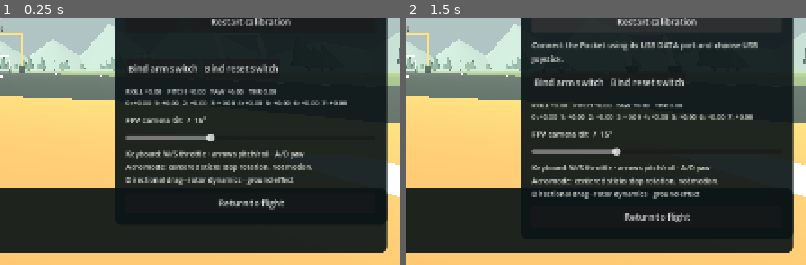
Above: before the commit, frames 1-2 (left to right).
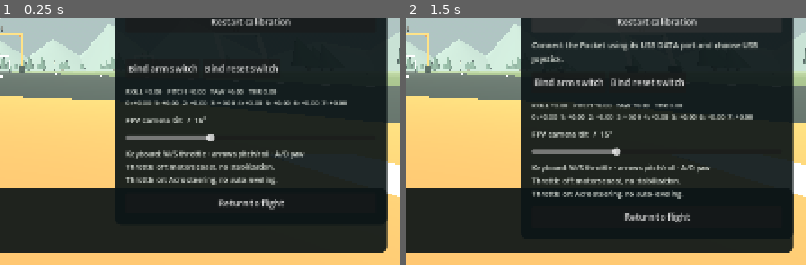
Above: after the commit, the same moments.

Repository: LiamMurphy53/Drone-sim
Game: Godot game, scene res://main.tscn
Two runs of this game, one before a commit and one after it. Both use one fixed random seed, a clock stepped at 60 frames per second and the inputs below.
Inputs:
- Up to frame 1 (0.25 s): no input
- Up to frame 2 (1.5 s): click "Restart calibration" at 0.5 s; click "Restart calibration" at 1.25 s
The pictures show only the part of the screen within x 50-100%, y 50-100%; the shares and areas given below are measured in that part.

The runs differ from the first frame. In frame 1, 1.4% of the frame differs, in the area x 31-78%, y 58-68%; in frame 2, 1.5%, in the area x 31-78%, y 64-74%.

Commit message:
Use manual coasting at zero throttle and soften power return

Diff:
--- a/flight_sim/scripts/betaflight.gd
+++ b/flight_sim/scripts/betaflight.gd
@@ -3,7 +3,12 @@
 ## UDP 9001: uint16 count + 2 padding bytes + 16 float PWM values.
 ## UDP 9003: 18 little-endian doubles; UDP 9004: double + 16 uint16.
 const Aircraft = preload("res://scripts/aircraft.gd")
+const MOTOR_CUTOFF_THROTTLE := 0.01
+const POWER_RETURN_SECONDS := 0.4
 var motors := PackedFloat64Array([0, 0, 0, 0])
+var raw_motors := PackedFloat64Array([0, 0, 0, 0])
+var coasting := true
+var powered_time := 0.0
 var output := PacketPeerUDP.new()
 var state := PacketPeerUDP.new()
 var rc := PacketPeerUDP.new()
@@ -40,12 +45,31 @@
 		var order := [3, 1, 2, 0]
 		for i in range(4):
 			var value := packet.decode_float(4 + order[i] * 4)
-			motors[i] = clampf((value - 1000.0) / 1000.0, 0, 1) if is_finite(value) else 0
+			raw_motors[i] = clampf((value - 1000.0) / 1000.0, 0, 1) if is_finite(value) else 0
 		last_motor_us = Time.get_ticks_usec()
 	connected = last_motor_us > 0 and Time.get_ticks_usec() - last_motor_us < 250000
 	if not connected:
-		motors.fill(0)
+		raw_motors.fill(0)
 		armed = false
+	var throttle := clampf(float(controls.throttle), 0, 1)
+	coasting = throttle <= MOTOR_CUTOFF_THROTTLE
+	if coasting or not arm_request:
+		powered_time = 0.0
+	else:
+		powered_time = minf(POWER_RETURN_SECONDS, powered_time + dt)
+	if coasting:
+		throttle = 0.0
+	else:
+		# Ramp only the return from motor cutoff. Send the ramp through the FC
+		# so its controller sees the applied throttle, rather than masking its
+		# outputs and winding up I. Cuts always bypass this ramp immediately.
+		throttle *= smoothstep(0.0, POWER_RETURN_SECONDS, powered_time)
+	motors = raw_motors.duplicate()
+	# Honor a fresh stick cutoff immediately, even if the most recent UDP
+	# motor packet predates it. Betaflight MOTOR_STOP + pid_at_min_throttle=OFF
+	# also stops its outputs and resets I internally. Rotor coast-down remains
+	# in the physical model; do not freeze motion or clear angular momentum.
+	if coasting: motors.fill(0)
 	var packet := PackedByteArray()
 	packet.resize(144)
 	var w: Vector3 = aircraft.omega
@@ -70,7 +94,7 @@
 	channels.resize(40)
 	channels.encode_double(0, timestamp)
 	var inputs := [1500 + 500 * controls.roll, 1500 + 500 * controls.pitch,
-		1000 + 1000 * controls.throttle, 1500 + 500 * controls.yaw,
+		1000 + 1000 * throttle, 1500 + 500 * controls.yaw,
 		2000 if arm_request else 1000]
 	for i in range(16):
 		channels.encode_u16(8 + i * 2, int(inputs[i]) if i < inputs.size() else 1000)
--- a/flight_sim/scripts/main.gd
+++ b/flight_sim/scripts/main.gd
@@ -160,7 +160,7 @@
 	elif not focused:
 		state = "WINDOW INACTIVE  ·  DISARMED"
 	elif link.armed and arm_request:
-		state = "ARMED  /  ACRO"
+		state = "ARMED  /  COAST — MOTORS OFF" if link.coasting else "ARMED  /  ACRO"
 	elif arm_request:
 		state = "WAITING TO ARM"
 	status_label.text = state
@@ -428,5 +428,5 @@
 		tilt_label.text = "FPV camera tilt  /  %d°" % v
 	)
 	box.add_child(tilt)
-	box.add_child(label("Keyboard: W/S throttle · arrows pitch/roll · A/D yaw\nAcro mode: centered sticks stop rotation, not motion.\nDirectional drag · rotor dynamics · ground effect",13))
+	box.add_child(label("Keyboard: W/S throttle · arrows pitch/roll · A/D yaw\nThrottle off: motors coast, no stabilization.\nThrottle on: Acro steering, no auto-leveling.",13))
 	box.add_child(button("Return to flight",func(): settings.hide()))
--- a/flight_sim/tests/test_integration.gd
+++ b/flight_sim/tests/test_integration.gd
@@ -29,6 +29,13 @@
 	# Maintain altitude margin through the open-loop attitude maneuvers and the
 	# final second of motor-off fall; this is not an altitude-hold controller.
 	if elapsed > 6 and elapsed < 14: controls.throttle = flight_throttle
+	# Establish upright flight through ordinary pilot inputs before checking
+	# axis directions. The asymmetric GoPro frame cannot be assumed to launch
+	# hands-off in Acro; no leveling runs during any direction/settling check.
+	if elapsed > 6 and elapsed < 9:
+		var up_body: Vector3 = Basis(aircraft.orientation).transposed() * Vector3(0,0,1)
+		controls.roll = clampf(-.5 * up_body.x, -.25, .25)
+		controls.pitch = clampf(-.5 * up_body.y, -.25, .25)
 	if elapsed > 10 and elapsed < 10.25: controls.roll = 0.15
 	if elapsed > 11 and elapsed < 11.25: controls.pitch = 0.15
 	if elapsed > 12 and elapsed < 12.25: controls.yaw = 0.2
--- a/flight_sim/tests/test_throttle.gd
+++ b/flight_sim/tests/test_throttle.gd
@@ -1,19 +1,30 @@
 extends SceneTree
-## Real Betaflight regression: throttle chops immediately after attitude inputs,
-## plus a commanded turn at zero throttle. No attitude/position resets in flight.
+## Native Betaflight regression for Acro with zero-throttle motor cutoff.
+## The reference plant follows the same physical state with zero motor commands.
 const Aircraft = preload("res://scripts/aircraft.gd")
 const Link = preload("res://scripts/betaflight.gd")
 var aircraft
+var passive
 var link
 var elapsed := 0.0
 var failures := 0
 var last_second := -1
+var was_coasting := false
+var coast_started := 0.0
+var coast_intervals := 0
+var off_command_peak := 0.0
+var off_raw_peak := 0.0
+var residual_thrust := 0.0
+var passive_error := 0.0
+var passive_attitude_matches := true
+var coast_travel := 0.0
+var coast_origin := Vector3.ZERO
 var unexpected_disarm := false
 var lost_connection := false
 var peak_rate := 0.0
-var settling := [0.0, 0.0, 0.0]
+var peak_time := 0.0
 var recovery_rate := 0.0
-var low_throttle_roll := 0.0
+var powered_roll := 0.0
 var minimum_altitude := INF
 var takeoff := .42
 var cruise := .28
@@ -26,58 +37,86 @@
 		cruise = .46
 	link = Link.new()
 	Engine.max_fps = int(arguments[1]) if arguments.size() > 1 else 60
-	print("Throttle-transient test: ", aircraft.cfg.name, " at ", Engine.max_fps, " FPS")
+	print("Motor-cutoff test: ", aircraft.cfg.name, " at ", Engine.max_fps, " FPS")
+
+func start_passive_reference() -> void:
+	passive = Aircraft.new(false, aircraft.profile_id)
+	passive.position = aircraft.position
+	passive.velocity = aircraft.velocity
+	passive.orientation = aircraft.orientation
+	passive.omega = aircraft.omega
+	passive.propulsion.speed = aircraft.propulsion.speed.duplicate()
+	passive.contact = aircraft.contact
+	coast_origin = aircraft.position
+	coast_started = elapsed
+	coast_intervals += 1
 
 func _physics_process(dt: float) -> bool:
 	elapsed += dt
 	var controls := {"roll":0.0,"pitch":0.0,"yaw":0.0,"throttle":0.0}
-	var arm := elapsed > 4 and elapsed < 28
+	var arm := elapsed > 4 and elapsed < 29
 	if elapsed >= 6 and elapsed < 10: controls.throttle = takeoff
-	if elapsed >= 10 and elapsed < 28: controls.throttle = cruise
-	# Act as a pilot leveling between maneuvers, through RC sticks only. An acro
-	# controller holds rates, not attitude; the asymmetric frame needs steering
-	# during takeoff. Stop this well before each maneuver and throughout every
-	# low-throttle/settling window, so it cannot conceal the instability tested.
-	if (elapsed >= 6 and elapsed < 11) or (elapsed >= 15 and elapsed < 16.5) or (elapsed >= 20 and elapsed < 21):
+	if elapsed >= 10 and elapsed < 29: controls.throttle = cruise
+	# Pilot steering through normal RC channels establishes upright flight.
+	# It is absent in both coast intervals and the final recovery window.
+	if (elapsed >= 6 and elapsed < 11) or (elapsed >= 15 and elapsed < 18) or (elapsed >= 22.5 and elapsed < 25):
 		var up_body: Vector3 = Basis(aircraft.orientation).transposed() * Vector3(0,0,1)
 		controls.roll = clampf(-.5 * up_body.x, -.25, .25)
 		controls.pitch = clampf(-.5 * up_body.y, -.25, .25)
-	if elapsed >= 12 and elapsed < 12.25: controls.roll = .15
-	if elapsed >= 12.25 and elapsed < 14.75: controls.throttle = 0.0
-	if elapsed >= 17 and elapsed < 17.25: controls.pitch = .15
-	if elapsed >= 17.25 and elapsed < 19.75: controls.throttle = .08
-	if elapsed >= 22 and elapsed < 24.75: controls.throttle = 0.0
-	# Verify genuine low-throttle control, rather than passing by freezing rates.
-	if elapsed >= 22.2 and elapsed < 22.45: controls.roll = -.15
+	if elapsed >= 11 and elapsed < 11.25: controls.roll = .15
+	if elapsed >= 19 and elapsed < 19.25: controls.pitch = .15
+	var coasting := (elapsed >= 12.5 and elapsed < 14.5) or (elapsed >= 20 and elapsed < 22)
+	if coasting:
+		# Exercise exactly zero, the cutoff boundary, and endpoint jitter.
+		controls.throttle = 0.0 if elapsed < 13.5 else (.01 if elapsed < 14.5 else .005)
+		# Deflected attitude sticks must not turn motors on while coasting.
+		controls.roll = .5
+		controls.pitch = -.4
+		controls.yaw = .35
+		if not was_coasting: start_passive_reference()
+	if elapsed >= 25.5 and elapsed < 25.75: controls.roll = .15
 	link.update(aircraft, controls, arm, dt)
 	var commands: PackedFloat64Array = link.motors if link.armed and arm else PackedFloat64Array([0,0,0,0])
 	aircraft.step(commands, dt)
-	if elapsed >= 8 and elapsed < 27.9:
+	if coasting:
+		passive.step(PackedFloat64Array([0,0,0,0]), dt)
+		for motor in range(4):
+			off_command_peak = maxf(off_command_peak, link.motors[motor])
+			# Allow the controller's RX/UDP latency, independently checking that
+			# its own outputs stop; a game-side mask alone must not pass this.
+			if elapsed - coast_started > .12: off_raw_peak = maxf(off_raw_peak, link.raw_motors[motor])
+			if elapsed - coast_started > .5: residual_thrust = maxf(residual_thrust, aircraft.thrust[motor])
+		passive_error = maxf(passive_error, (aircraft.position-passive.position).length() + (aircraft.velocity-passive.velocity).length() + (aircraft.omega-passive.omega).length())
+		passive_attitude_matches = passive_attitude_matches and aircraft.orientation.is_equal_approx(passive.orientation)
+		coast_travel = maxf(coast_travel, (aircraft.position-coast_origin).length())
+	was_coasting = coasting
+	if elapsed >= 8 and elapsed < 28.9:
 		unexpected_disarm = unexpected_disarm or not link.armed
 		lost_connection = lost_connection or not link.connected
-		peak_rate = maxf(peak_rate, aircraft.omega.length())
+		if aircraft.omega.length() > peak_rate:
+			peak_rate = aircraft.omega.length()
+			peak_time = elapsed
 		minimum_altitude = minf(minimum_altitude, aircraft.position.z)
-	# Require < 0.2 rad/s over a half-second window about two seconds after
-	# each transient; the provisional slow motor/PI model is not instantaneous.
-	if elapsed >= 14.25 and elapsed < 14.75: settling[0] = maxf(settling[0], aircraft.omega.length())
-	if elapsed >= 19.25 and elapsed < 19.75: settling[1] = maxf(settling[1], aircraft.omega.length())
-	if elapsed >= 24.25 and elapsed < 24.75: settling[2] = maxf(settling[2], aircraft.omega.length())
-	if elapsed >= 26.75 and elapsed < 27.25: recovery_rate = maxf(recovery_rate, aircraft.omega.length())
-	if elapsed >= 22.25 and elapsed < 22.45: low_throttle_roll += aircraft.omega.y * dt
+	if elapsed >= 25.55 and elapsed < 25.75: powered_roll += -aircraft.omega.y * dt
+	if elapsed >= 28 and elapsed < 28.5: recovery_rate = maxf(recovery_rate, aircraft.omega.length())
 	if int(elapsed) != last_second:
 		last_second = int(elapsed)
 		print("t=",last_second," throttle=",controls.throttle," armed=",link.armed," z=",aircraft.position.z," omega=",aircraft.omega," motors=",link.motors)
-	if elapsed > 29:
-		print("Peak rate: ",peak_rate,"; settled rates at low throttle: ",settling,"; recovery rate: ", recovery_rate, "; zero-throttle roll: ",low_throttle_roll)
+	if elapsed > 30:
+		print("Off commands/raw: ",off_command_peak," / ",off_raw_peak,"; passive error: ",passive_error,"; residual thrust: ",residual_thrust,"; peak/recovery rates: ",peak_rate," at t=",peak_time," / ",recovery_rate)
 		check(not lost_connection, "Continuous controller connection")
-		check(not unexpected_disarm, "No unexpected disarming during throttle chops")
-		check(not aircraft.crashed and minimum_altitude > 1, "Maneuvers remain airborne without contact")
-		check(peak_rate < 5, "Throttle transients do not cause runaway rotation")
-		for i in range(settling.size()): check(settling[i] < .2, "Rotation settles during low-throttle interval %d" % (i+1))
-		check(recovery_rate < .2, "Rotation settles after throttle is restored")
-		check(low_throttle_roll > .01, "Roll control remains effective at zero throttle")
-		check(not link.armed, "Disarms on request after low-throttle flight")
-		print("Throttle test failures: ",failures)
+		check(not unexpected_disarm, "Throttle cutoff keeps the armed state")
+		check(not aircraft.crashed and minimum_altitude > 1, "Flight remains airborne without contact")
+		check(coast_intervals == 2 and off_command_peak == 0.0, "Zero throttle cuts all motor commands immediately, including jitter and stick deflection")
+		check(off_raw_peak < .000001, "Betaflight itself stops motors while throttle is off")
+		check(residual_thrust < .0001, "Rotors coast down without sustained thrust")
+		check(passive_error < .00001 and passive_attitude_matches, "Throttle-off motion matches an uncontrolled physical coast")
+		check(coast_travel > 1, "Coasting preserves free motion instead of freezing the drone")
+		check(peak_rate < 5, "Throttle restoration stays bounded")
+		check(powered_roll > .01, "Powered steering resumes after throttle is restored")
+		check(recovery_rate < .2, "Rotation settles after powered steering")
+		check(not link.armed, "Disarms on request")
+		print("Motor-cutoff test failures: ",failures)
 		link.close()
 		quit(1 if failures else 0)
 	return false
Not shown, changed: flight_sim/README.md
Not shown, changed: flight_sim/VALIDATION.md
Not shown, changed: flight_sim/tools/configure_betaflight.py
